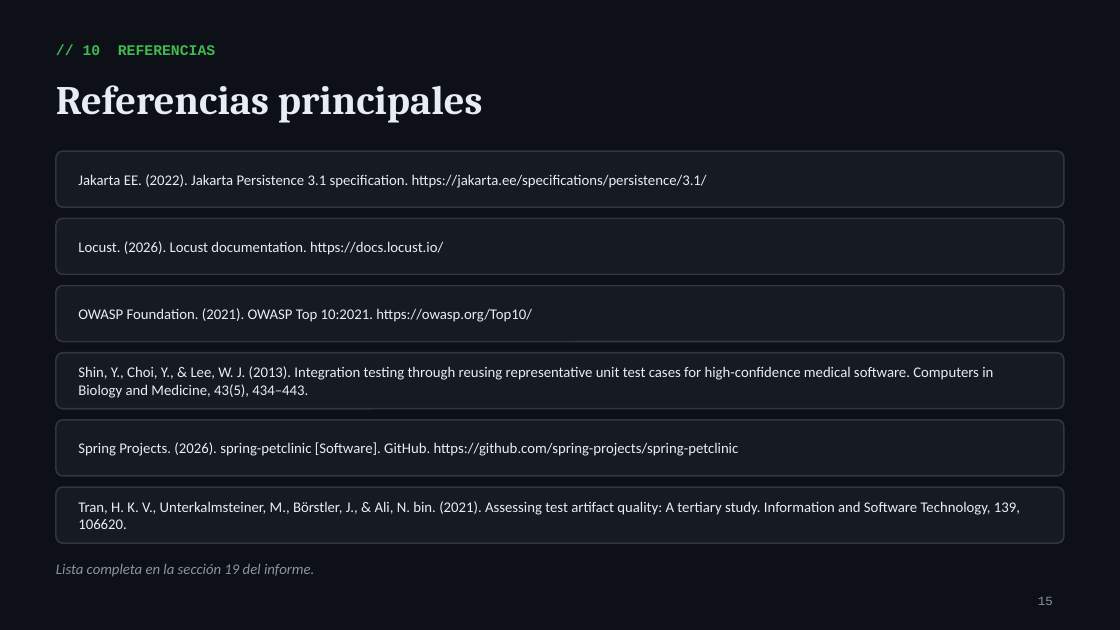
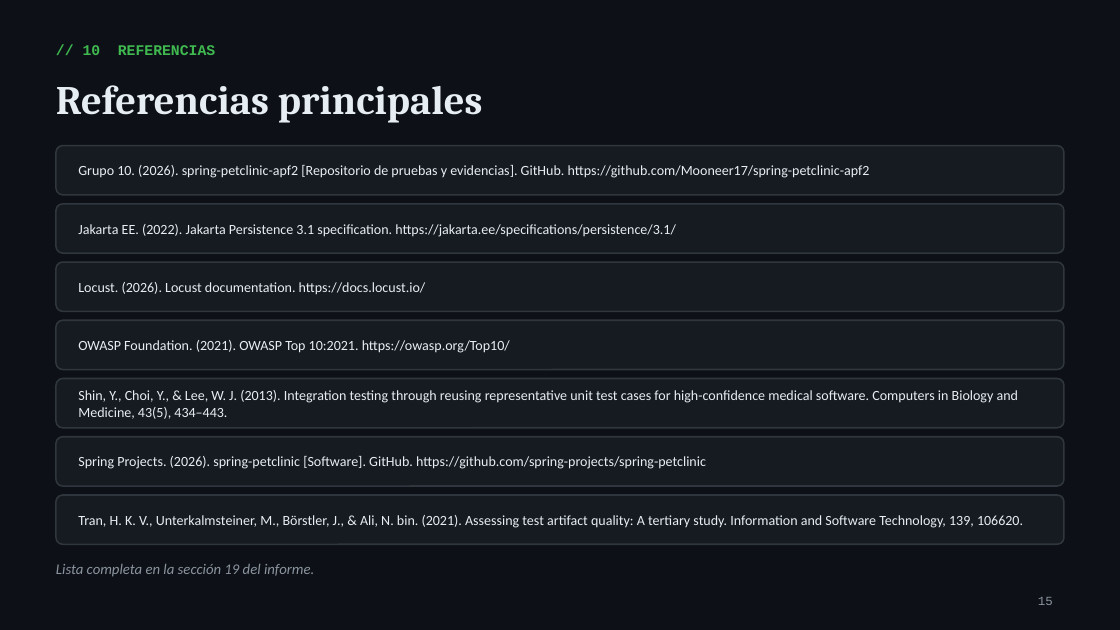
Before and after one commit to Mooneer17/spring-petclinic-apf2, a slide deck: slide 15 of presentacion/10Grupo_Segundo_Avance.pptx. Drawn at 1120x630 pixels with LibreOffice and Linux fonts; fonts in the diff are those of the drawing. Boxes give left, top, right and bottom in pixels: in the first picture for what was removed or moved away, otherwise in the second. Text is boxed around its words. In the diff, an @@ line names an element or a change of style, - is before the commit and + after.

```diff
--- a/presentacion/10Grupo_Segundo_Avance.pptx
+++ b/presentacion/10Grupo_Segundo_Avance.pptx
@@ rounded rectangle: place and size @@
-rounded rectangle at (56,151,1064,207)
+rounded rectangle at (56,146,1064,195)
@@ text added at (78,165,870,178), 9 pt, text #E6EDF3 @@
+Grupo 10. (2026). spring-petclinic-apf2 [Repositorio de pruebas y evidencias]. GitHub. https://github.com/Mooneer17/spring-petclinic-apf2
@@ rounded rectangle: place and size @@
-rounded rectangle at (56,218,1064,274)
+rounded rectangle at (56,204,1064,253)
@@ size 9.5 to 9 pt in 6 elements at (78,515,1023,528), (78,456,706,469), (78,390,1018,419), (78,340,510,353), (78,282,426,295), (78,224,676,237) @@
@@ text "Jakarta EE. (2022). Jakarta Persistence ...": place and size @@
-text "Jakarta EE. (2022). Jakarta Persistence ..." at (78,174,707,188)
+text "Jakarta EE. (2022). Jakarta Persistence ..." at (78,224,676,237)
@@ rounded rectangle: place and size @@
-rounded rectangle at (56,286,1064,342)
+rounded rectangle at (56,262,1064,311)
@@ text "Locust. (2026). Locust documentation. https://docs.locust.io ...": place and size @@
-text "Locust. (2026). Locust documentation. https://docs.locust.io ..." at (78,241,443,255)
+text "Locust. (2026). Locust documentation. https://docs.locust.io ..." at (78,282,426,295)
@@ rounded rectangle: place and size @@
-rounded rectangle at (56,353,1064,409)
+rounded rectangle at (56,320,1064,370)
@@ text "OWASP Foundation. (2021). OWASP Top ...": place and size @@
-text "OWASP Foundation. (2021). OWASP Top ..." at (78,308,532,322)
+text "OWASP Foundation. (2021). OWASP Top ..." at (78,340,510,353)
@@ rounded rectangle: place and size @@
-rounded rectangle at (56,420,1064,476)
+rounded rectangle at (56,379,1064,428)
@@ text "Shin, Y., Choi, Y., & ...": place and size @@
-text "Shin, Y., Choi, Y., & ..." at (78,366,993,398)
+text "Shin, Y., Choi, Y., & ..." at (78,390,1018,419)
@@ proportions changed in 6 elements at (56,146,1064,195), (56,204,1064,253), (56,262,1064,311), (56,320,1064,370), (56,379,1064,428), (56,437,1064,486) @@
@@ rounded rectangle: place and size @@
-rounded rectangle at (56,487,1064,543)
+rounded rectangle at (56,437,1064,486)
@@ text "Spring Projects. (2026). spring-petclinic [Software]. ...": place and size @@
-text "Spring Projects. (2026). spring-petclinic [Software]. ..." at (78,442,739,456)
+text "Spring Projects. (2026). spring-petclinic [Software]. ..." at (78,456,706,469)
@@ rounded rectangle added at (56,495,1064,544), fill #161B22, outline #30363D 1 pt @@
@@ text "Tran, H. K. V., Unterkalmsteiner, ...": place and size @@
-text "Tran, H. K. V., Unterkalmsteiner, ..." at (78,501,1020,529)
+text "Tran, H. K. V., Unterkalmsteiner, ..." at (78,515,1023,528)
```
Also in this commit, not shown: 2 other slides changed, 4 other files.
